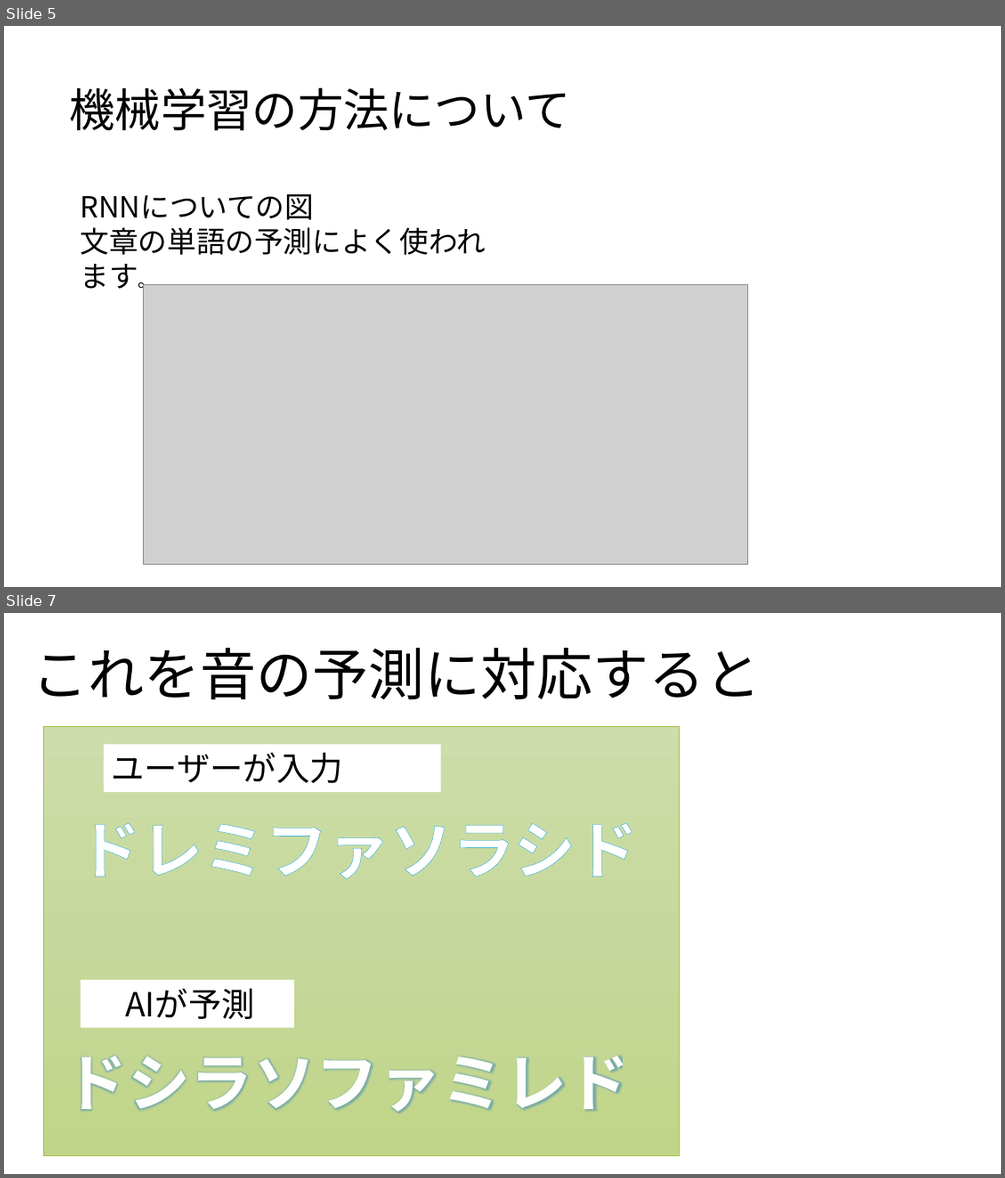
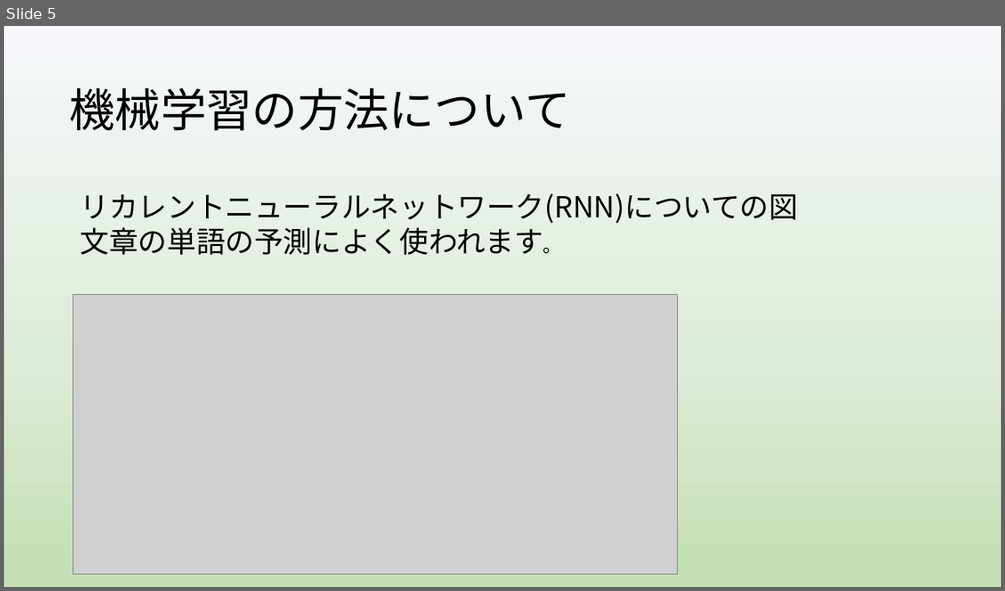
Before and after one commit to yoshitake266/bitComposer_prj, a slide deck: presentation/bit Composer2.pptx. Shown one above the other, each under a label of ours: slides 5 and 7 before the commit, slide 5 after it; the slides between them are not shown. The pictures are 1005x1178 and 1005x591 pixels, drawn with LibreOffice and Linux fonts; fonts in the diff are those of the drawing; grey boxes stand for pictures. Boxes give left, top, right and bottom in pixels: in the first picture for what was removed or moved away, otherwise in the second. Text is boxed around its words. In the diff, an @@ line names an element or a change of style, - is before the commit and + after.

```diff
--- a/presentation/bit Composer2.pptx
+++ b/presentation/bit Composer2.pptx
@@ slide 7 removed at [4,613,1001,1174], background #FFFFFF @@
@@ title removed at [32,648,760,699] @@
-これを音の予測に対応すると
@@ rectangle removed at [43,726,680,1155] @@
@@ rectangle removed at [104,745,441,793] @@
-ユーザーが入力
@@ text removed at [78,823,638,879] @@
-ドレミファソラシド
@@ rectangle removed at [81,980,294,1027] @@
-  AIが予測
@@ text removed at [65,1055,630,1113] @@
-ドシラソファミレド
@@ slide 5 changed as well @@
@@ background #FFFFFF to gradient #F6F8FC to #DCEBD6 to #C5E0B4 @@
@@ text at [81,193,799,223]: text changed @@
-RNNについての図
+リカレントニューラルネットワーク(RNN)についての図
@@ picture: place and size @@
-picture at [143,285,748,564]
+picture at [73,295,678,573]
```
Also in this commit, not shown: 8 other slides changed, 1 slide added, 6 other slides removed.
